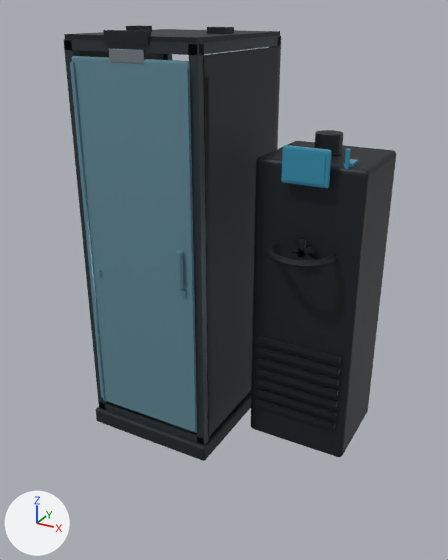
Before and after pictures for a commit that changed the glTF model assets/models/server_rack.glb.
Camera for both pictures: a 50 mm lens placed at (1.88, -2.93, 2.41), pointed at (0.3, -0.06, 0.98). Every picture has the same lights, and +X, +Y and +Z are marked at lower left. The older version comes first. Where no turn or scale is listed for an object, it has been applied to the vertices. Vertices at exactly the same position are counted once.

Objects in the first picture: 'base_plinth', 'crac', 'glass_door', 'monitoring', 'nameplate', 'rack_frame', 'side_panels', 'top_panel'.
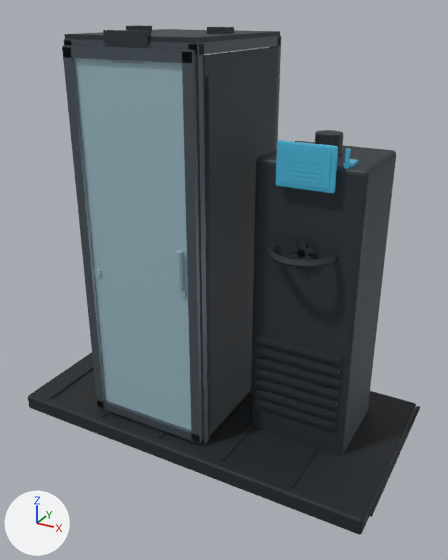
Edits to the bpy script that builds the scene:
```text
Change mat_material_1:
    mat_material_1.base_color: (0.0423, 0.0545, 0.0648) -> (0.0999, 0.125, 0.147)  # dark grey #3a4248 -> greyish blue #59636b
Change mat_material_3:
    mat_material_3.base_color: (0.0144, 0.0194, 0.0232) -> (0.0331, 0.0437, 0.0529)  # black #20262a -> dark grey #333b41
Change mat_material_4:
    mat_material_4.base_color: (0.156, 0.319, 0.392) -> (0.397, 0.584, 0.658)  # cyan #6e99a8 -> cyan #a9c9d4
Change mat_material_13:
    mat_material_13.base_color: (0.0144, 0.0194, 0.0232) -> (0.0331, 0.0437, 0.0529)  # black #20262a -> dark grey #333b41
Change mat_material_14:
    mat_material_14.base_color: (0.0273, 0.212, 0.323) -> (0.0467, 0.292, 0.418)  # cyan #2e7f9a -> cyan #3d93ad
    mat_material_14.emission_color: (0.0123, 0.0844, 0.127) -> (0.0232, 0.178, 0.279)  # dark cyan #1d5264 -> cyan #2a7590
Change me_mesh_0:
    remove me_mesh_0.from_pydata(...)  # 240 vertices, 460 faces; spans x -0.4..0.4, y -0.47..0.47, z 0.0..0.1
    add me_mesh_0.from_pydata(...)  # 332 vertices, 612 faces; spans x -0.88..1.39, y -0.57..0.57, z 0.0..0.112
    me_mesh_0 part 1: a new loose piece, a box spanning x -0.73..-0.71, y -0.52..0.52, z 0.1..0.112, in mat_material_0 (black #1d2226)
    me_mesh_0 part 2: a new loose piece, a box spanning x 0.53..0.55, y -0.52..0.52, z 0.1..0.112, in mat_material_0 (black #1d2226)
    me_mesh_0 part 3: a new loose piece, a box spanning x 0.95..0.97, y -0.52..0.52, z 0.1..0.112, in mat_material_0 (black #1d2226)
    me_mesh_0 part 4: a new loose piece, a box spanning x 1.37..1.39, y -0.52..0.52, z 0.1..0.112, in mat_material_0 (black #1d2226)
    me_mesh_0 part 5: the loose piece of 152 vertices spanning x -0.4..0.4, y -0.47..0.47, z 0.0..0.1 is rebuilt with 152 vertices and now spans x -0.88..1.36, y -0.57..0.57, z 0.0..0.1
    other edits to the shape of me_mesh_0 do not show in these pictures
Change me_mesh_1:
    remove me_mesh_1.from_pydata(...)  # 160 vertices, 240 faces; spans x -0.38..0.38, y -0.44..0.44, z 0.08..2.27
    add me_mesh_1.from_pydata(...)  # 192 vertices, 288 faces; spans x -0.38..0.38, y -0.47..0.44, z 0.08..2.27
    me_mesh_1 part 6: a new loose piece, a box spanning x -0.373..-0.317, y -0.472..-0.417, z 0.13..2.23, in mat_material_1 (greyish blue #59636b)
    me_mesh_1 part 7: a new loose piece, a box spanning x 0.317..0.373, y -0.472..-0.417, z 0.13..2.23, in mat_material_1 (greyish blue #59636b)
    me_mesh_1 part 8: a new loose piece, a box spanning x -0.37..0.37, y -0.472..-0.417, z 2.182..2.237, in mat_material_1 (greyish blue #59636b)
    me_mesh_1 part 9: a new loose piece, a box spanning x -0.37..0.37, y -0.472..-0.417, z 0.123..0.177, in mat_material_1 (greyish blue #59636b)
Change me_mesh_14:
    remove me_mesh_14.from_pydata(...)  # 90 vertices, 164 faces; spans x 0.7..1.02, y -0.221..-0.03, z 1.63..1.81
    add me_mesh_14.from_pydata(...)  # 130 vertices, 224 faces; spans x 0.67..1.02, y -0.223..-0.03, z 1.61..1.83
    me_mesh_14 part 10: a new loose piece, a box spanning x 0.695..0.945, y -0.221..-0.215, z 1.635..1.805, in mat_material_14 (cyan #3d93ad, glowing cyan #2a7590)
    me_mesh_14 part 11: a new loose piece, a box spanning x 0.73..0.91, y -0.223..-0.221, z 1.654..1.666, in mat_material_14 (cyan #3d93ad, glowing cyan #2a7590)
    me_mesh_14 part 12: a new loose piece, a box spanning x 0.73..0.91, y -0.223..-0.221, z 1.676..1.688, in mat_material_14 (cyan #3d93ad, glowing cyan #2a7590)
    me_mesh_14 part 13: a new loose piece, a box spanning x 0.73..0.91, y -0.223..-0.221, z 1.698..1.71, in mat_material_14 (cyan #3d93ad, glowing cyan #2a7590)
    me_mesh_14 part 14: a new loose piece, a box spanning x 0.73..0.91, y -0.223..-0.221, z 1.72..1.732, in mat_material_14 (cyan #3d93ad, glowing cyan #2a7590)
    me_mesh_14 part 15: a new loose piece, a box spanning x 0.73..0.91, y -0.223..-0.221, z 1.742..1.754, in mat_material_14 (cyan #3d93ad, glowing cyan #2a7590)
    me_mesh_14 part 16: the loose piece of 56 vertices spanning x 0.7..0.94, y -0.215..-0.185, z 1.63..1.81 is rebuilt with 56 vertices and now spans x 0.67..0.97, y -0.215..-0.185, z 1.61..1.83
    me_mesh_14 part 17: the loose piece of 8 vertices spanning x 0.72..0.92, y -0.221..-0.215, z 1.65..1.79 is deleted
```

Where the change shows, as pixel boxes [x1, y1, x2, y2] in the pictures (448 x 560 px):
'glass_door', recoloured (lighter)
    both: [74, 58, 191, 431]
'base_plinth', reshaped
    before: [96, 391, 251, 461]
    after: [28, 352, 420, 535]
'rack_frame', recoloured, reshaped
    before: [63, 36, 281, 445]
    after: [62, 36, 281, 445]
'monitoring', recoloured, reshaped (6% wider, 23% taller)
    before: [281, 145, 358, 188]
    after: [276, 140, 358, 193]
part 1 of me_mesh_0, added
    after: [49, 366, 94, 399]
part 2 of me_mesh_0, added
    after: [220, 423, 252, 462]
part 3 of me_mesh_0, added
    after: [290, 446, 318, 488]
part 4 of me_mesh_0, added
    after: [368, 406, 420, 517]
part 5 of me_mesh_0, rebuilt
    before: [96, 391, 251, 461]
    after: [28, 352, 416, 535]
part 6 of me_mesh_1, added
    after: [62, 47, 105, 408]
part 7 of me_mesh_1, added
    after: [182, 52, 202, 443]
part 8 of me_mesh_1, added
    after: [62, 45, 195, 63]
part 9 of me_mesh_1, added
    after: [97, 401, 202, 444]
part 10 of me_mesh_14, added (cyan)
    after: [279, 147, 331, 188]
part 11 of me_mesh_14, added
    after: [286, 177, 322, 184]
part 12 of me_mesh_14, added
    after: [286, 172, 322, 179]
part 13 of me_mesh_14, added
    after: [286, 167, 322, 174]
part 14 of me_mesh_14, added
    after: [286, 163, 322, 170]
part 15 of me_mesh_14, added
    after: [287, 158, 323, 165]
part 16 of me_mesh_14, rebuilt (21% wider, 23% taller)
    before: [281, 145, 332, 188]
    after: [276, 140, 338, 193]
part 17 of me_mesh_14, deleted (cyan)
    before: [284, 150, 326, 185]
